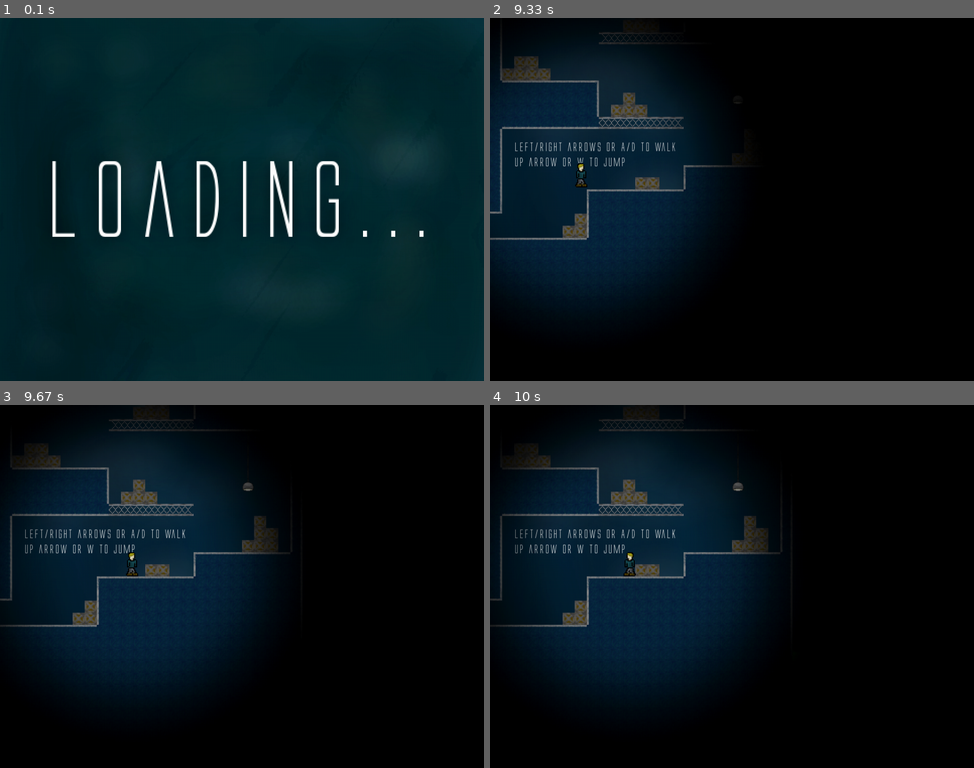
Above: before the commit, frames 1-4 (two rows, left to right).
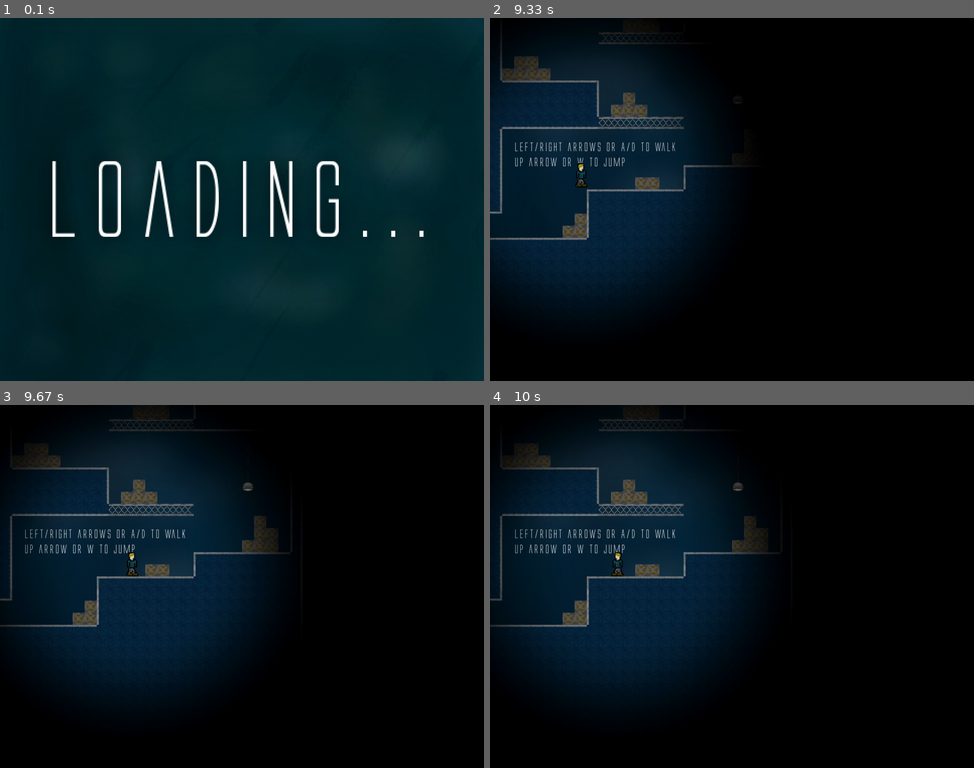
Above: after the commit, the same moments.

Repository: Sigton/stealth
Game: pygame game, started from source/main.py
The game is run twice, just before and just after one commit, with the same random seed, the same clock (stepped at 60 frames per second) and the same inputs.
Inputs:
- Up to frame 1 (0.1 s): no input
- Up to frame 2 (9.33 s): hold Right 0.33-0.8 s; hold Up 0.83-1.13 s; hold Right 1.17-1.63 s; hold Left 1.67-2.2 s; hold Left 2.23-2.63 s; tap Ctrl at 2.67, 9.03 s; hold Right 3.4-4.03 s; hold Left 4.07-4.53 s; hold Right 4.57-5.03 s; hold Up 5.07-5.37 s; hold Right 5.4-5.87 s; hold Left 5.9-6.43 s; hold Left 6.47-6.87 s; hold Up 6.9-7.27 s; hold Right 7.3-7.93 s; hold Left 7.97-8.43 s; hold Right 8.47-8.93 s; hold Up 8.97-9.27 s; hold Right from 9.3 s (still down)
- Up to frame 3 (9.67 s): keep holding Right; tap Ctrl at 9.37 s
- Up to frame 4 (10 s): tap Ctrl at 9.67, 9.87 s; release Right at 9.77 s; hold Left from 9.8 s (still down)

Frames 1-3 are identical in both runs. In frame 4, 0.2% of the frame differs, in the area x 5-53%, y 23-48%.

Commit message:
Updated player.py

Diff:
--- a/source/player.py
+++ b/source/player.py
@@ -258,6 +258,9 @@
                     self.rect.width = 48
                     self.rect.y += 24
 
+                    if self.direction == "L":
+                        self.rect.x -= 24
+
     def stop_crouching(self):
         if self.rect.height == 24:
             self.crouching = False
